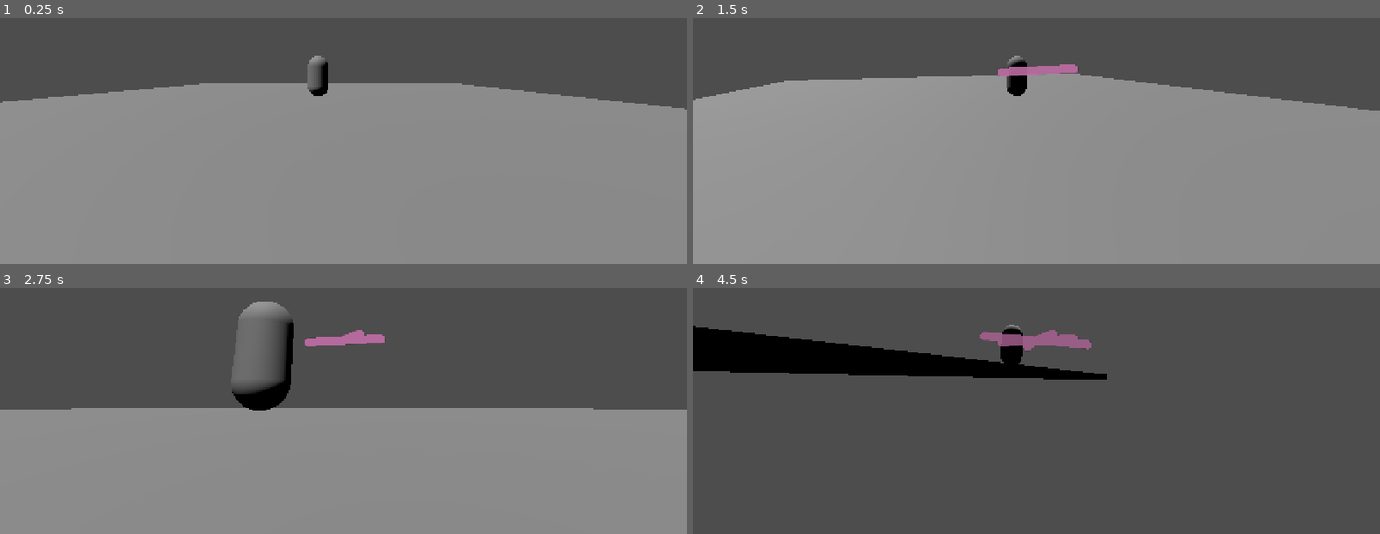
Above: before the commit, frames 1-4 (two rows, left to right).
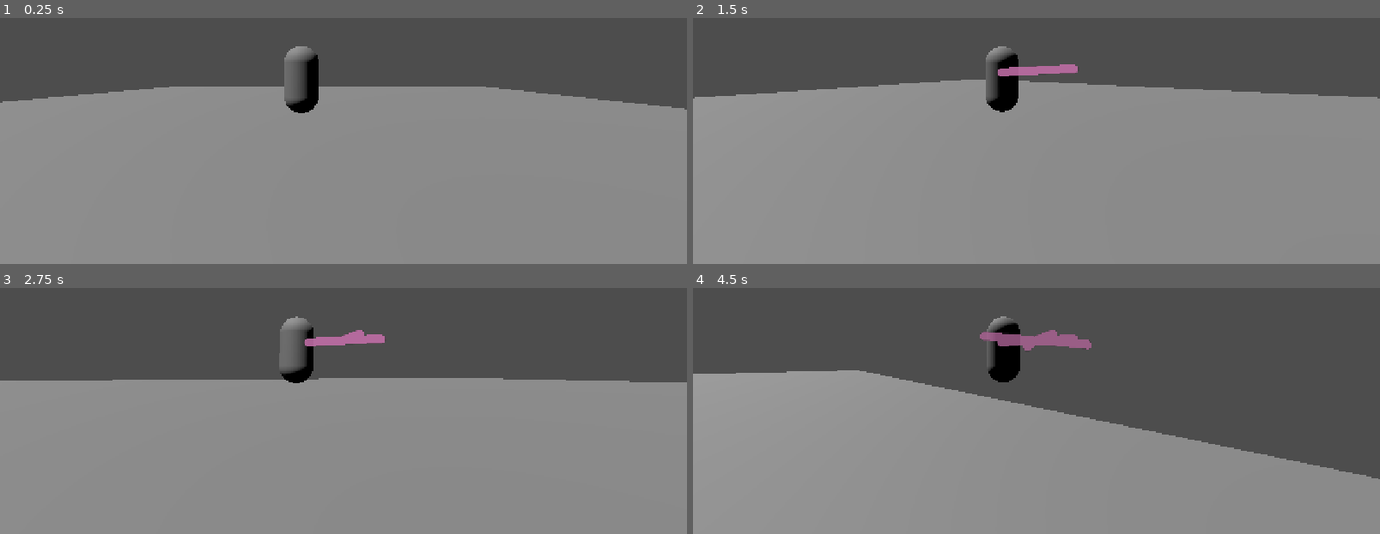
Above: after the commit, the same moments.

Repository: owner16384/just-a-game
Game: Godot game, scene res://Scenes/world.tscn
Two runs of this game, one before a commit and one after it. Both use one fixed random seed, a clock stepped at 60 frames per second and the inputs below. This scene is started directly instead of the project's main scene.
Inputs (mouse positions are in pixels of both pictures, inside the frame that each line leads up to):
- Up to frame 1 (0.25 s): no input
- Up to frame 2 (1.5 s): tap Enter at 0.5 s; move the mouse to (1070, 69) at 0.52 s; hold W (up) from 0.53 s (still down); click (1070, 69) at 0.67 s; tap Space at 1.25 s; move the mouse to (1002, 72) at 1.27 s; click (1002, 72) at 1.42 s
- Up to frame 3 (2.75 s): keep holding W (up); move the mouse to (357, 334) at 2.02 s; click (357, 334) at 2.17 s
- Up to frame 4 (4.5 s): keep holding W (up); tap Enter at 2.75 s; move the mouse to (1029, 347) at 2.77 s; click (1029, 347) at 2.92 s; move the mouse to (1084, 344) at 3.52 s; click (1084, 344) at 3.67 s; move the mouse to (981, 337) at 4.27 s; click (981, 337) at 4.42 s

The runs differ from the first frame. In frame 1, 1.6% of the frame differs, in the area x 26-69%, y 11-39%; in frame 2, 3.3%; in frame 3, 14%; in frame 4, 56%, in the area x 0-100%, y 11-100%.

Commit message:
Added Better Camera

Diff:
--- a/Scenes/ultra_cinematic_camera.tscn
+++ b/Scenes/ultra_cinematic_camera.tscn
@@ -3,7 +3,7 @@
 [ext_resource type="Script" uid="uid://fyi145r7jw23" path="res://Scripts/Camera.gd" id="1_y4n66"]
 
 [node name="Ultra Cinematic Camera" type="SpringArm3D"]
-spring_length = 10.0
+spring_length = 3.0
 script = ExtResource("1_y4n66")
 
 [node name="Camera3D" type="Camera3D" parent="."]
--- a/Scenes/world.tscn
+++ b/Scenes/world.tscn
@@ -25,6 +25,5 @@
 
 [node name="Ultra Cinematic Camera" parent="." node_paths=PackedStringArray("target") instance=ExtResource("2_go701")]
 transform = Transform3D(1, 0, 0, 0, 1, 0, 0, 0, 1, 0, 0.5, 0)
-spring_length = 5.0
 target = NodePath("../Illusionist")
 follow_offset = Vector3(0.5, 0.1, 0)
--- a/Scripts/Camera.gd
+++ b/Scripts/Camera.gd
@@ -3,7 +3,7 @@
 @export var target: CharacterBody3D
 @export var follow_offset: Vector3 = Vector3(3, 2, 0)
 @export var speed: float = 0.3
-@export var mouse_sens: float = 0.02
+@export var mouse_sens: float = 0.01
 
 var yaw: float
 var pitch: float
